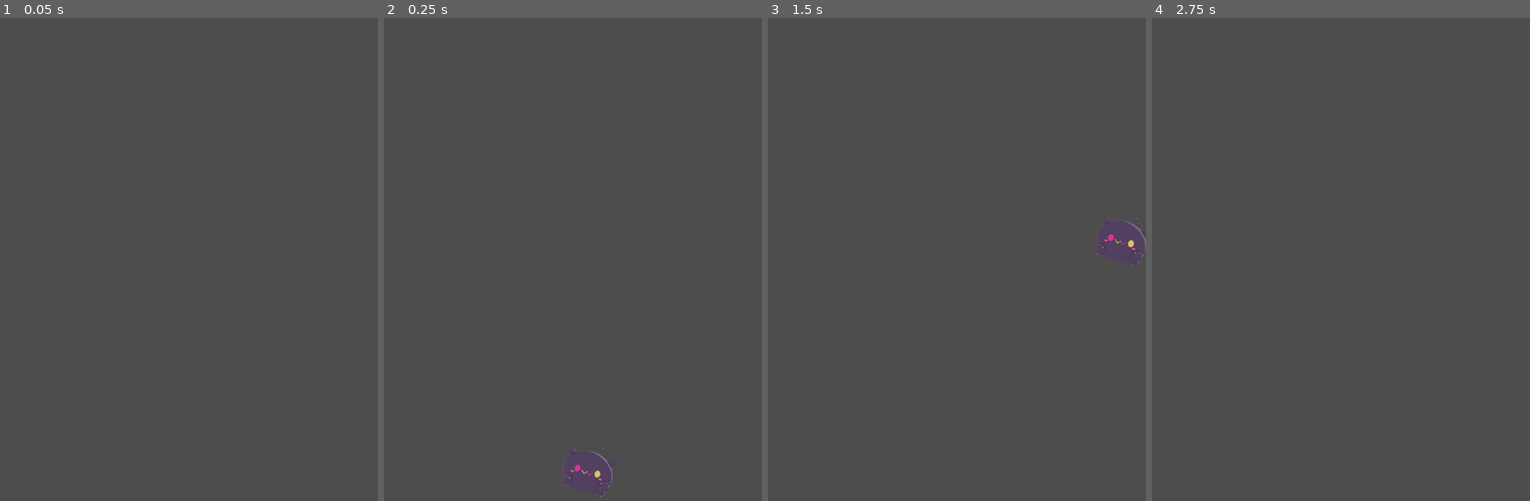
Above: before the commit, frames 1-4 (left to right).
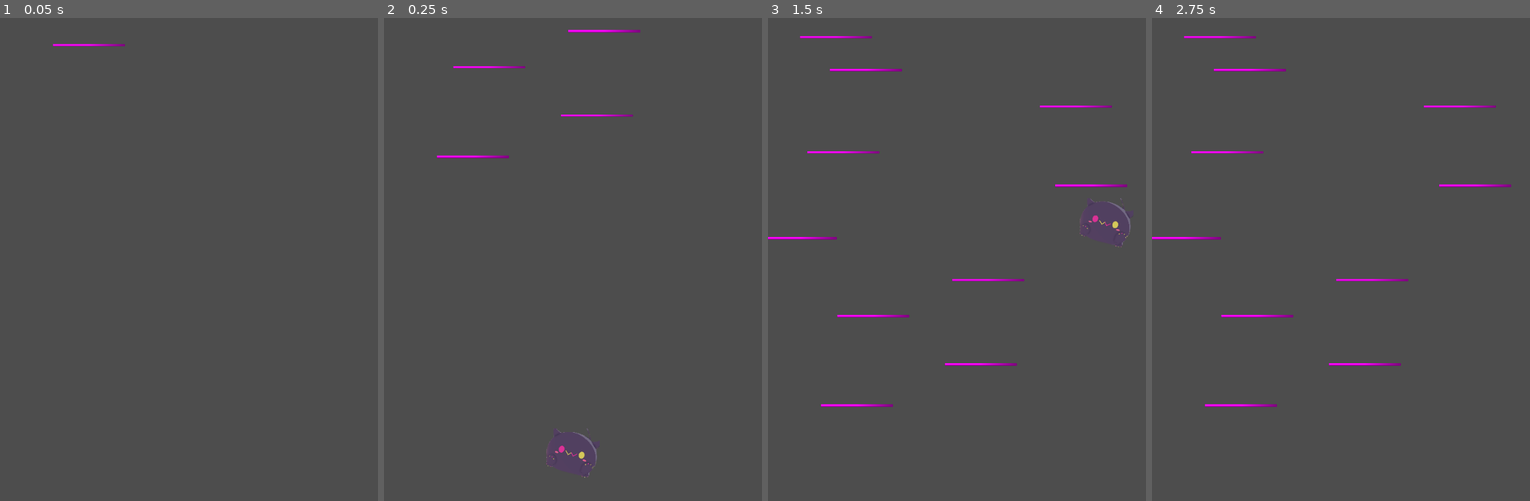
Above: after the commit, the same moments.

Repository: Youheyo/BibiFly
Game: Godot game, scene res://level.tscn
Same seed, same stepped clock (60 frames per second), same inputs: the game is played once before the commit and once after it.
Inputs:
- Up to frame 1 (0.05 s): no input
- Up to frame 2 (0.25 s): no input
- Up to frame 3 (1.5 s): hold Right (Move_Right) from 0.53 s (still down)
- Up to frame 4 (2.75 s): release Right (Move_Right) at 2.03 s; hold Left (Move_Left) from 2.03 s (still down)

The runs differ from the first frame. In frame 1, 0.1% of the frame differs, in the area x 13-34%, y 5-6%; in frame 2, 0.6%; in frame 3, 1.3%, in the area x 0-100%, y 3-81%; in frame 4, 1.0%.
Error before the commit: Cannot call method 'screen_get_height' on a null value. (res://level_manager.gd:21)
Error after the commit: Cannot call method 'screen_get_height' on a null value. (res://level_manager.gd:22)

Commit message:
New Godot version. Platform spawn and move adjusted
Godot Version updated
Platform lowers when player is rising.
	Adjust speed based on height on screen could be solution
Array no longer used to track platforms
Platforms are now independent from level manager
Level manager spawns and connects spawned platform to its signal
	It then emits signal when player is rising
Additionally, platforms despawn when unseen from camera
	Pooling could be used. Will learn how to for efficient memory
	Although maybe unneeded? Will need research

Diff:
--- a/level.tscn
+++ b/level.tscn
@@ -11,14 +11,16 @@
 point_count = 2
 
 [node name="Level" type="Node2D"]
-position = Vector2(-1, 0)
 script = ExtResource("1_f55rs")
 platform_scene = ExtResource("2_nb8qt")
 
 [node name="Player" parent="." instance=ExtResource("1_rhkdg")]
-position = Vector2(391, 1147)
+position = Vector2(360, 1111)
+scale = Vector2(0.2, 0.2)
 
 [node name="TopSpawner" type="Path2D" parent="."]
 curve = SubResource("Curve2D_iw6rb")
 
 [node name="platformSpawn" type="PathFollow2D" parent="TopSpawner"]
+
+[connection signal="tree_exiting" from="Player" to="Player" method="_on_tree_exiting"]
--- a/level_manager.gd
+++ b/level_manager.gd
@@ -4,9 +4,10 @@
 # * Platform related
 @export_group("Platform properties")
 @export var platform_scene: PackedScene
-var platform_storage = []
+var last_platform: Object
+
+signal lower_platform
 @export var platformSpeed = 1000
-
 
 # * MaxMin distance a platform can spawn
 @export_group("Spawn Distance Properties")
@@ -23,39 +24,41 @@
 
 # Called when the node enters the scene tree for the first time.
 func _ready():
-
-	print("Screen Height: ", screenHeight, " | 1/3 = ", screenHeight / 3)
-
-	var platform = platform_scene.instantiate()
-	var platformSpawn = $TopSpawner/platformSpawn
-	platformSpawn.progress_ratio = randf()
-	# print(platform.name, "instantiated at ", platform.position)
-	platform.position = platformSpawn.position
-	platform_storage.append(platform)
-	add_child(platform)
-
+	pass
 
 
 # Called every frame. 'delta' is the elapsed time since the previous frame.
 func _process(delta):
 
-	if(platform_storage.back().position.y > randf_range(min_distance_y, max_distance_y)):
+	if(is_instance_valid(last_platform)):
+		if(last_platform.position.y > randf_range(min_distance_y, max_distance_y)):
+			var platform = platform_scene.instantiate()
+			var platformSpawn = $TopSpawner/platformSpawn
+			platformSpawn.progress_ratio = randf()
+			# print(platform.name, "instantiated at ", platform.position)
+			platform.position = platformSpawn.position
+			last_platform = platform
+			connect("lower_platform", platform.on_lower_platform)
+			add_child(platform)
+	else:
 		var platform = platform_scene.instantiate()
 		var platformSpawn = $TopSpawner/platformSpawn
 		platformSpawn.progress_ratio = randf()
 		# print(platform.name, "instantiated at ", platform.position)
 		platform.position = platformSpawn.position
-		platform_storage.append(platform)
+		last_platform = platform
+		connect("lower_platform", platform.on_lower_platform)
 		add_child(platform)
 
-	if($Player.position.y < screenHeight - screenHeight / 4):
-		# print("Player reached 1/4 of the screen!")
-		var deadzone : float = screenHeight - screenHeight / 4
-		var speedmod : float = deadzone / $Player.position.y
-		#print("%f = %f / %f " %[speedmod, deadzone, $Player.position.y])
-		for x in platform_storage:
-			#x.position.y += delta * speedmod
-			x.position.y += platformSpeed * delta * speedmod
-			# print(x.name, " is going down: ", x.position)
+	var speedmod: float = 1
 
-		#$Player.position.y -= delta * speedmod
+	if($Player): # * Check if player exists
+
+		if($Player.velocity.y < 0):
+
+			emit_signal("lower_platform", delta * $Player.velocity.y)
+
+
+		if($Player.position.y > screenHeight * 1.5):
+			print("Player died")
+			# $Player.queue_free()
--- /dev/null
+++ b/one_way_death_floor.tscn
@@ -0,0 +1,11 @@
+[gd_scene load_steps=2 format=3 uid="uid://vo5jgbp55htd"]
+
+[sub_resource type="WorldBoundaryShape2D" id="WorldBoundaryShape2D_xrtc0"]
+
+[node name="OneWayDeathFloor" type="Node2D"]
+
+[node name="StaticBody2D" type="StaticBody2D" parent="."]
+
+[node name="CollisionShape2D" type="CollisionShape2D" parent="StaticBody2D"]
+shape = SubResource("WorldBoundaryShape2D_xrtc0")
+one_way_collision = true
--- a/platform.gd
+++ b/platform.gd
@@ -1,5 +1,4 @@
 extends Node2D
-
 
 # Called when the node enters the scene tree for the first time.
 func _ready():
@@ -10,6 +9,10 @@
 func _process(delta):
 	pass
 
-func _on_Visibility_screen_exited():
-	print_debug(name, " got out of screen! Despawning..")
+func on_lower_platform(speed: float):
+	# print(speed)
+	position.y -= speed
+
+func _on_visible_on_screen_notifier_2d_screen_exited():
 	queue_free()
+	pass # Replace with function body.
--- a/platform.tscn
+++ b/platform.tscn
@@ -17,6 +17,10 @@
 [node name="StaticBody2D" type="StaticBody2D" parent="."]
 
 [node name="CollisionShape2D" type="CollisionShape2D" parent="StaticBody2D"]
-position = Vector2(0.5, 0)
+position = Vector2(1.5, 0)
 shape = SubResource("RectangleShape2D_0l2ix")
 one_way_collision = true
+
+[node name="VisibleOnScreenNotifier2D" type="VisibleOnScreenNotifier2D" parent="."]
+
+[connection signal="screen_exited" from="VisibleOnScreenNotifier2D" to="." method="_on_visible_on_screen_notifier_2d_screen_exited"]
--- a/player.gd
+++ b/player.gd
@@ -12,6 +12,7 @@
 	velocity.y = JUMP_VELOCITY * 1.5
 
 func _physics_process(delta):
+
 	# Add the gravity.
 	if not is_on_floor():
 		velocity += get_gravity() * delta
@@ -39,3 +40,8 @@
 		velocity.x = move_toward(velocity.x, 0, SPEED)
 
 	move_and_slide()
+
+
+func _on_tree_exiting():
+	print("PLAYER DIED!!!")
+	pass # Replace with function body.
--- a/player.tscn
+++ b/player.tscn
@@ -1,13 +1,12 @@
 [gd_scene load_steps=4 format=3 uid="uid://dhgxpsd6gokho"]
 
-[ext_resource type="Script" path="res://player.gd" id="1_orri2"]
+[ext_resource type="Script" uid="uid://br8xqfqqngdp6" path="res://player.gd" id="1_orri2"]
 [ext_resource type="Texture2D" uid="uid://dxbte7aiv0i78" path="res://bibi.png" id="2_3723x"]
 
 [sub_resource type="RectangleShape2D" id="RectangleShape2D_yeooy"]
 size = Vector2(535, 435)
 
 [node name="Player" type="CharacterBody2D"]
-scale = Vector2(0.2, 0.2)
 script = ExtResource("1_orri2")
 
 [node name="Sprite2D" type="Sprite2D" parent="."]
--- a/project.godot
+++ b/project.godot
@@ -12,7 +12,7 @@
 
 config/name="BibiFly"
 run/main_scene="res://level.tscn"
-config/features=PackedStringArray("4.3", "Forward Plus")
+config/features=PackedStringArray("4.4", "Forward Plus")
 config/icon="res://icon.svg"
 
 [display]
Not shown: 1 places in level.tscn that only renumber resources
Not shown, added: level_manager.gd.uid
Not shown, added: platform.gd.uid
Not shown: 1 places in platform.tscn that only renumber resources
Not shown, added: player.gd.uid
